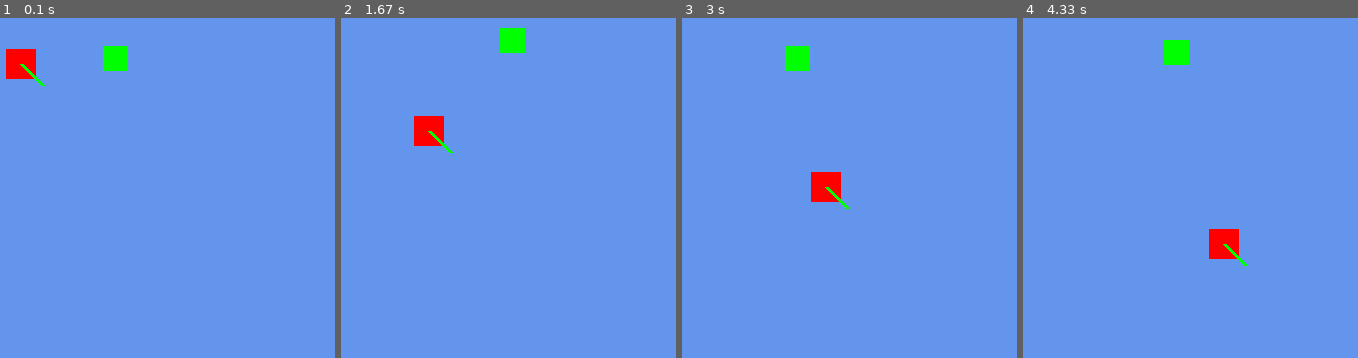
Above: before the commit, frames 1-4 (left to right).
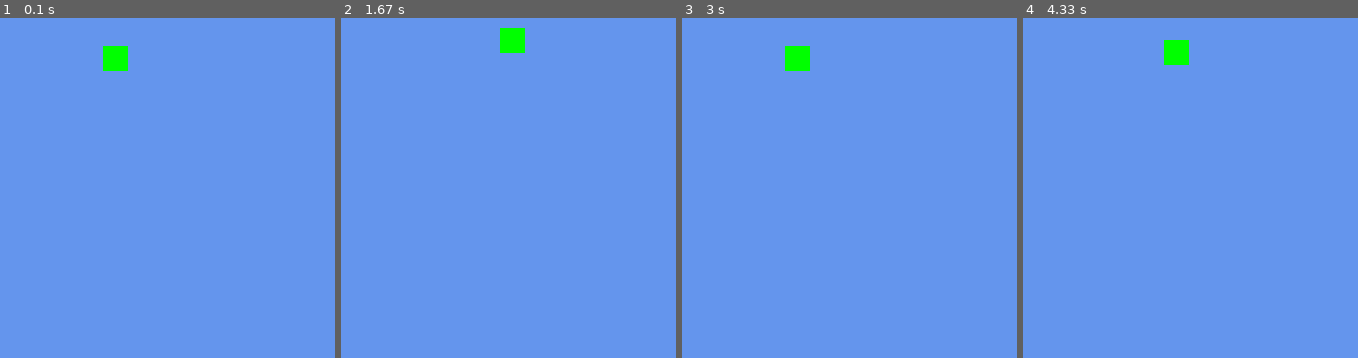
Above: after the commit, the same moments.

Repository: SamLayton97/GDD3400-PygameProject
Game: pygame game, started from IntroToPygame/IntroToPygame.py
Two runs of this game, one before a commit and one after it. Both use one fixed random seed, a clock stepped at 60 frames per second and the inputs below.
Inputs:
- Up to frame 1 (0.1 s): no input
- Up to frame 2 (1.67 s): hold D 0.33-0.8 s; hold W 0.83-1.13 s; hold D 1.17-1.63 s
- Up to frame 3 (3 s): hold A 1.67-2.2 s; hold S 2.23-2.53 s; hold A 2.57-2.97 s
- Up to frame 4 (4.33 s): hold W 3-3.37 s; hold D 3.4-4.03 s; hold S from 4.07 s (still down)

The runs differ from the first frame. In frame 1, 0.8% of the frame differs, in the area x 1-14%, y 9-20%; in frame 2, 0.8%; in frame 3, 0.8%; in frame 4, 0.8%.

Commit message:
Added player class and implemented basic constructor, string overload, and draw functions

Diff:
--- a/IntroToPygame/IntroToPygame.py
+++ b/IntroToPygame/IntroToPygame.py
@@ -29,7 +29,7 @@
 rectSpeed = 1
 
 # spawn and initialize a new enemy
-newEnemy = Enemy(Vector(288, 288), Vector(1, 1), 30)
+#newEnemy = Enemy(Vector(288, 288), Vector(1, 1), 30)
 
 # game loop
 while True:
@@ -54,8 +54,8 @@
 	pygame.draw.rect(screen, pygame.Color(0, 255, 0, 255), pygame.Rect(rectX, rectY, 25 ,25), 0)
 
 	# update position of and draw enemy square
-	newEnemy.update()
-	newEnemy.draw(screen)
+	#newEnemy.update()
+	#newEnemy.draw(screen)
 
 	# update display and erase residue of this frame before drawing the next
 	pygame.display.update()
--- /dev/null
+++ b/IntroToPygame/Player.py
@@ -0,0 +1,43 @@
+from Vector import *
+import pygame
+from pygame.locals import *
+pygame.init()
+
+# A player-controlled agent
+class Player:
+
+    # public variables
+    position
+    velocity
+    size
+    speed
+    objectCenter
+
+    # Constructor:
+    # Initializes player agent's starting position,
+    # size, and speed according to parameters, and
+    # initializes player's velocity and center from that.
+    def __init__(self, position, size, speed):
+        # set position, size, and speed to parameters
+        self.position = position
+        self.size = size
+        self.speed = speed
+
+        # initialize velocity to 0 and calculate center of player object in world coordinates
+        self.velocity = Vector(0, 0)
+        self.objectCenter = Vector(position.numerator + (size / 2), position.denominator + (size / 2))
+
+    # Prints player's size, position, velocity, and
+    # center (in world coordinates) for debugging
+    def __str__(self):
+        print("Player Info:\n")
+        print("Size: " + str(self.size))
+        print("Position: (" + self.position.numerator + ", " + self.position.denominator + ")\n")
+        print("Velocity: (" + self.velocity.numerator + ", " + self.velocity.denominator + ")\n")
+        print("Center: (" + self.objectCenter.numerator + ", " + self.objectCenter.denominator + ")\n")
+
+    # Draws colored square on screen representing player
+    # and line representing their velocity
+    def draw(self, screen):
+        # draw self
+        pygame.draw.rect(screen, pygame.Color(0, 255, 0, 255), pygame.Rect(self.position.numerator, self.position.denominator, self.size, self.size), 0)
